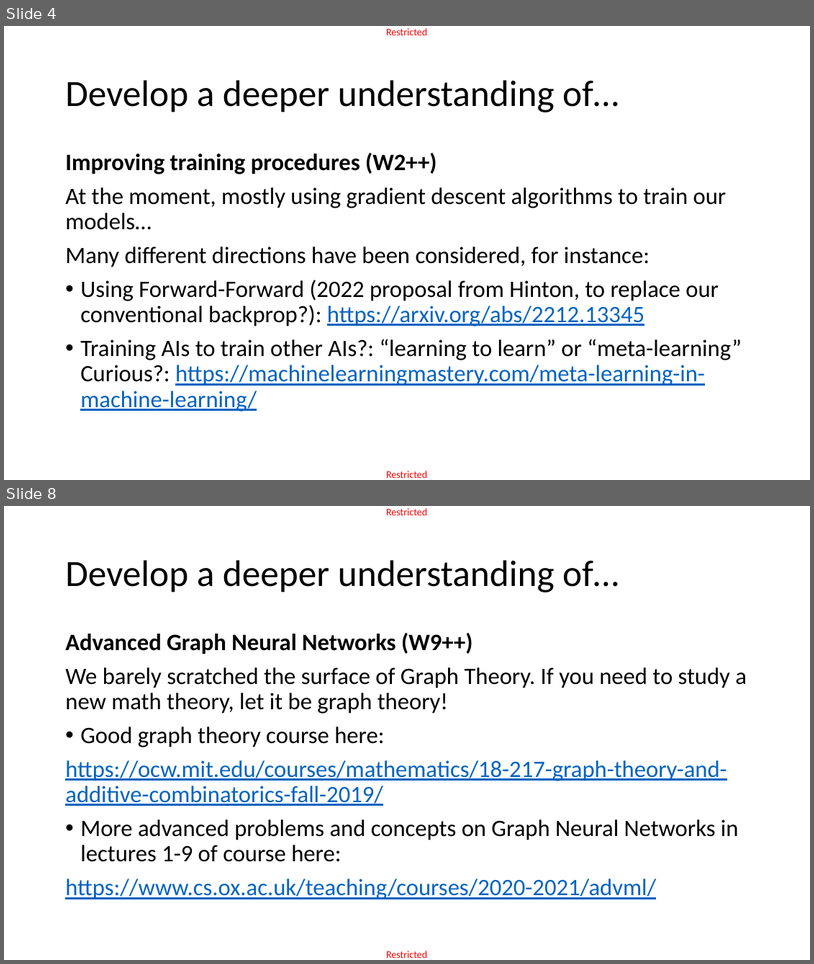
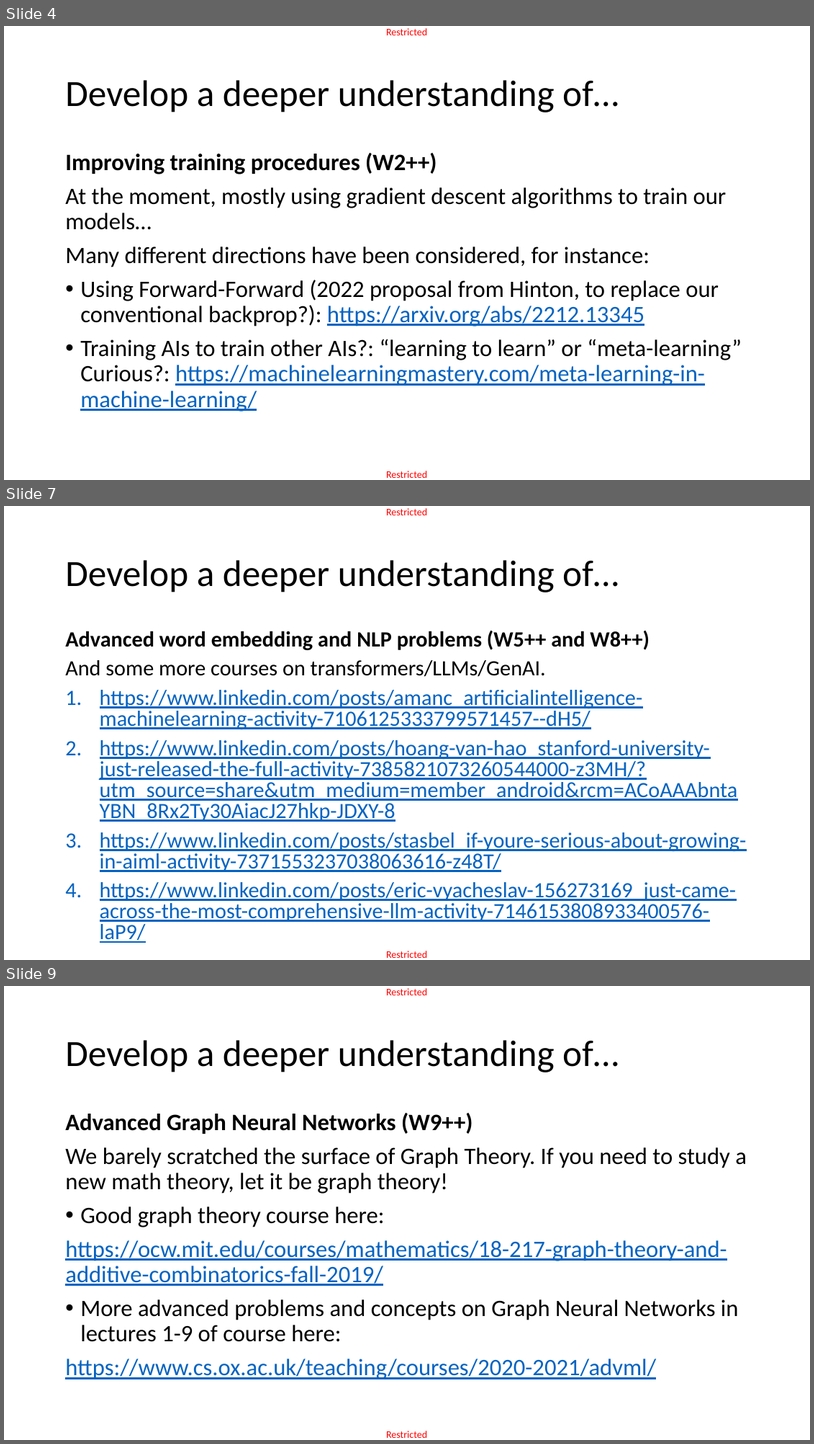
Before and after one commit to matthieudemari/SUTD_DL_50_039, a slide deck: W13/W13S1/W13End.pptx. Shown one above the other, each under a label of ours: slides 4 and 8 before the commit, slides 4, 7 and 9 after it; the slides between them are not shown. The pictures are 814x964 and 814x1444 pixels, drawn with LibreOffice and Linux fonts; fonts in the diff are those of the drawing. Boxes give left, top, right and bottom in pixels: in the first picture for what was removed or moved away, otherwise in the second. Text is boxed around its words. In the diff, an @@ line names an element or a change of style, - is before the commit and + after.

```diff
--- a/W13/W13S1/W13End.pptx
+++ b/W13/W13S1/W13End.pptx
@@ slide 7 added at (4, 506, 810, 960), background #FFFFFF; not listed: 2 template elements that a slide beside it also shows @@
@@ title added at (65, 560, 619, 592), 44 pt, text #000000 @@
+Develop a deeper understanding of…
@@ text added at (65, 630, 747, 942), 25.9 pt, text #0563C1, underline @@
+Advanced word embedding and NLP problems (W5++ and W8++)
+And some more courses on transformers/LLMs/GenAI.
+1. https://www.linkedin.com/posts/amanc_artificialintelligence-machinelearning-activity-7106125333799571457--dH5/
+2. https://www.linkedin.com/posts/hoang-van-hao_stanford-university-just-released-the-full-activity-7385821073260544000-z3MH/?utm_source=share&utm_medium=member_android&rcm=ACoAAAbntaYBN_8Rx2Ty30AiacJ27hkp-JDXY-8
+3. https://www.linkedin.com/posts/stasbel_if-youre-serious-about-growing-in-aiml-activity-7371553237038063616-z48T/
+4. https://www.linkedin.com/posts/eric-vyacheslav-156273169_just-came-across-the-most-comprehensive-llm-activity-7146153808933400576-laP9/
@@ what was slide 8 is now slide 9 @@
```
Also in this commit, not shown: 9 slides changed, 1 other slide added, 3 other files.
